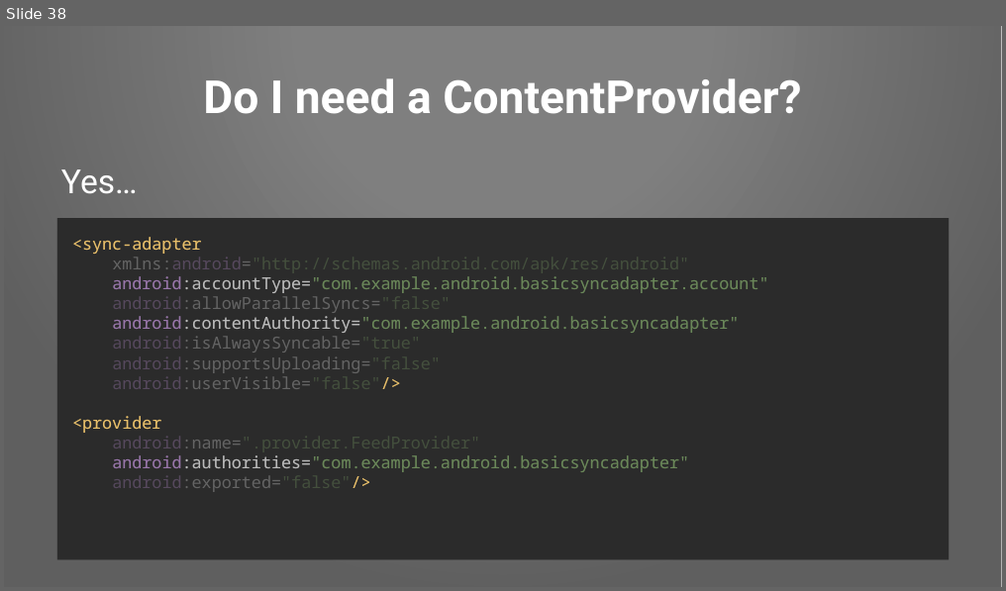
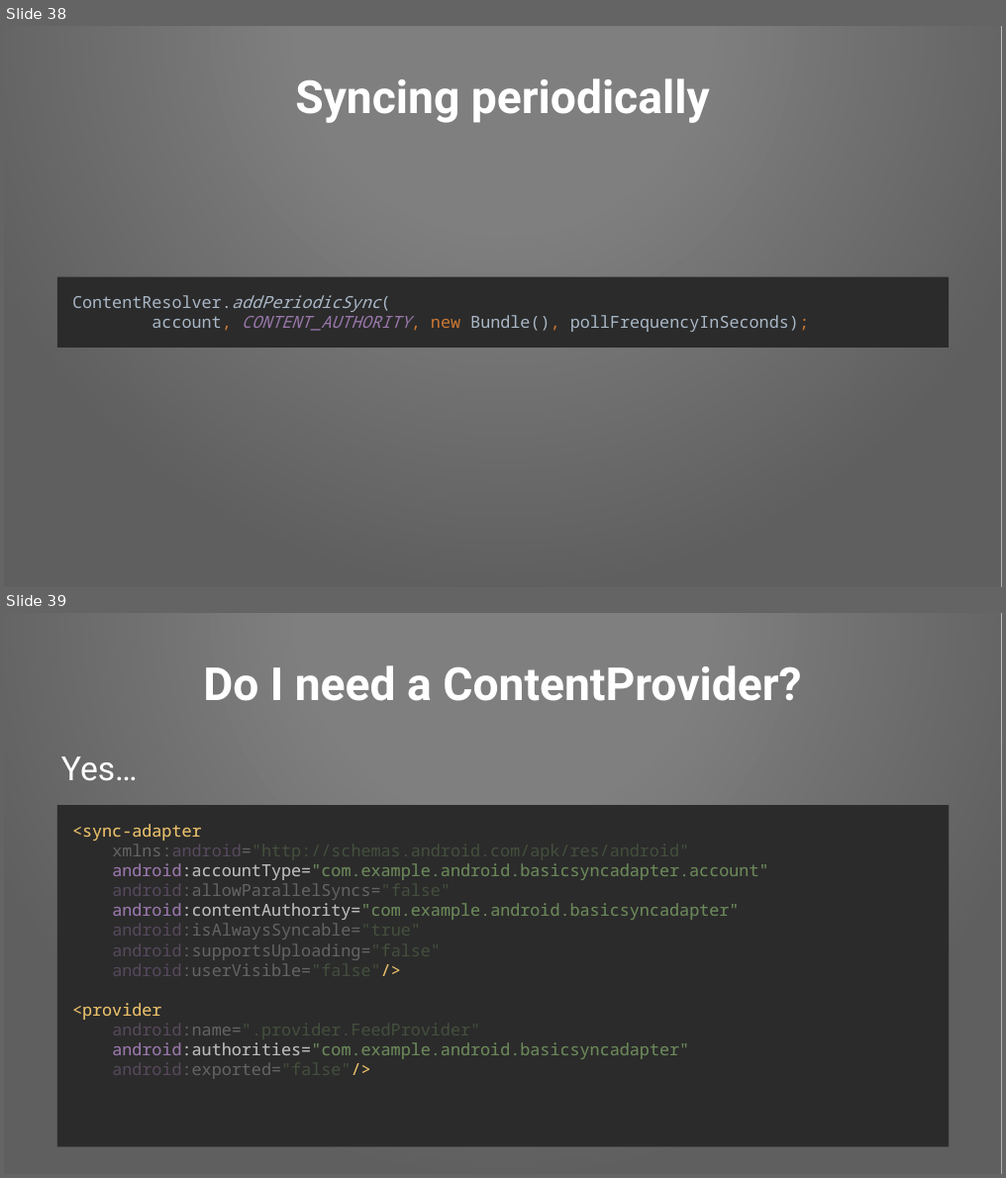
Before and after one commit to Pixplicity/sync-demo, a slide deck: I've been doing some syncing.pptx. Shown one above the other, each under a label of ours: slide 38 before the commit, slides 38 and 39 after it. The pictures are 1006x591 and 1006x1178 pixels, drawn with LibreOffice and Linux fonts; fonts in the diff are those of the drawing; background and template pictures are left out. Boxes give left, top, right and bottom in pixels: in the first picture for what was removed or moved away, otherwise in the second. Text is boxed around its words. In the diff, an @@ line names an element or a change of style, - is before the commit and + after.

Commit message:
super last minute extra slide, why the hell not

```diff
--- a/I've been doing some syncing.pptx
+++ b/I've been doing some syncing.pptx
@@ slide 38 added at [4, 26, 1002, 587], background picture (left out); not listed: 1 template element that a slide beside it also shows @@
@@ title added at [295, 78, 710, 123], 44 pt, text #FFFFFF, bold @@
+Syncing periodically
@@ rectangle added at [57, 277, 948, 348], fill #2B2B2B, 16 pt, text #A9B7C6 @@
+ContentResolver.addPeriodicSync(
+account, CONTENT_AUTHORITY, new Bundle(), pollFrequencyInSeconds);
@@ what was slide 38 is now slide 39 @@
```
